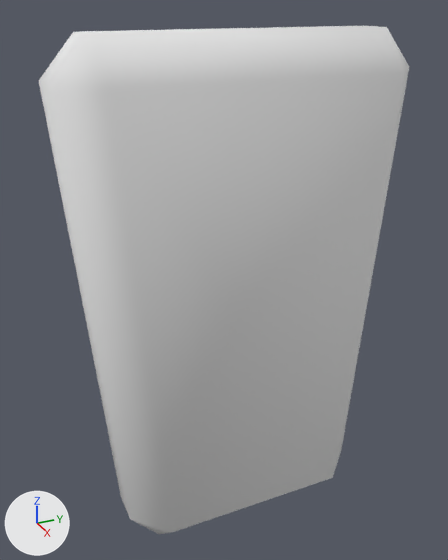
Two versions of the OBJ model target/default/models/armor/shard/tris.obj, one commit apart.
Both versions are drawn from a 50 mm camera at (12.65, -6.41, 13.39) aimed at (-0.36, -0.56, 6.88). Lighting does not change. The marker at lower left points along +X, +Y and +Z. Where no turn or scale is listed for an object, it has been applied to the vertices.

Names of what the first picture shows: 'tris'.
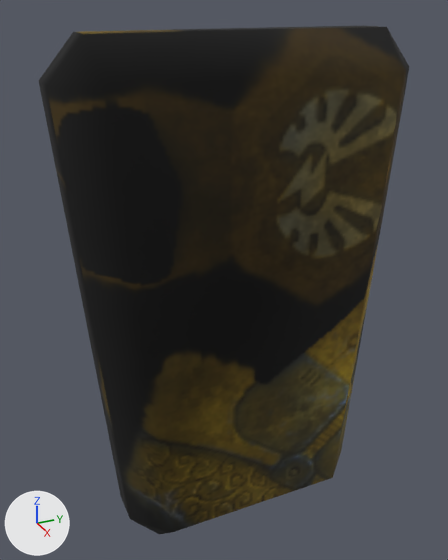
The edits, one by one:
Picture 'skin.tga' (img_skin_tga) is new.
Material 'skin' (mat_skin) is new.
Its texture is img_skin_tga.
Its roughness is 1.0.
me_tris has 24 vertices, 44 faces and spans x -1.32..1.32, y -4.51..3.85, z 0.0..12.76.
me_tris no longer uses material mat_material02 (white #e7e7e7).
me_tris now uses material mat_skin (picture img_skin_tga).

Where the change shows, as pixel boxes [x1, y1, x2, y2] in the pictures (448 x 560 px):
'tris', recoloured: [39, 25, 409, 534] in both
